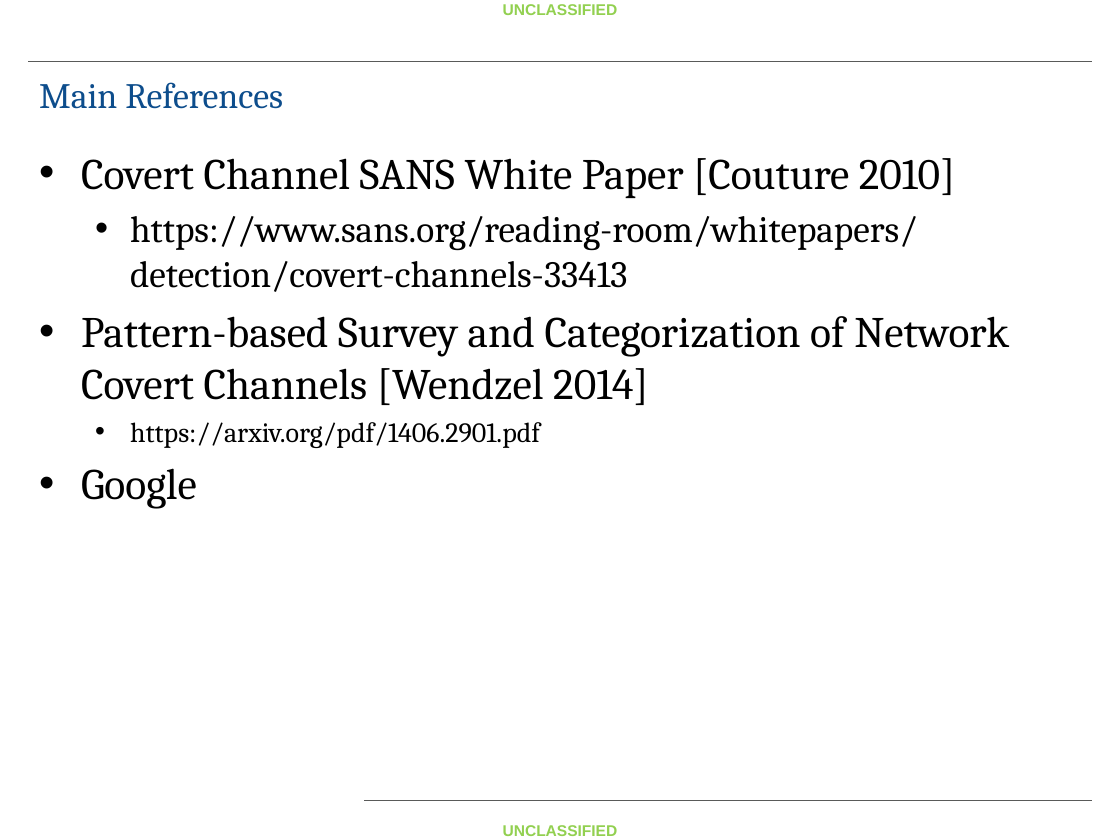
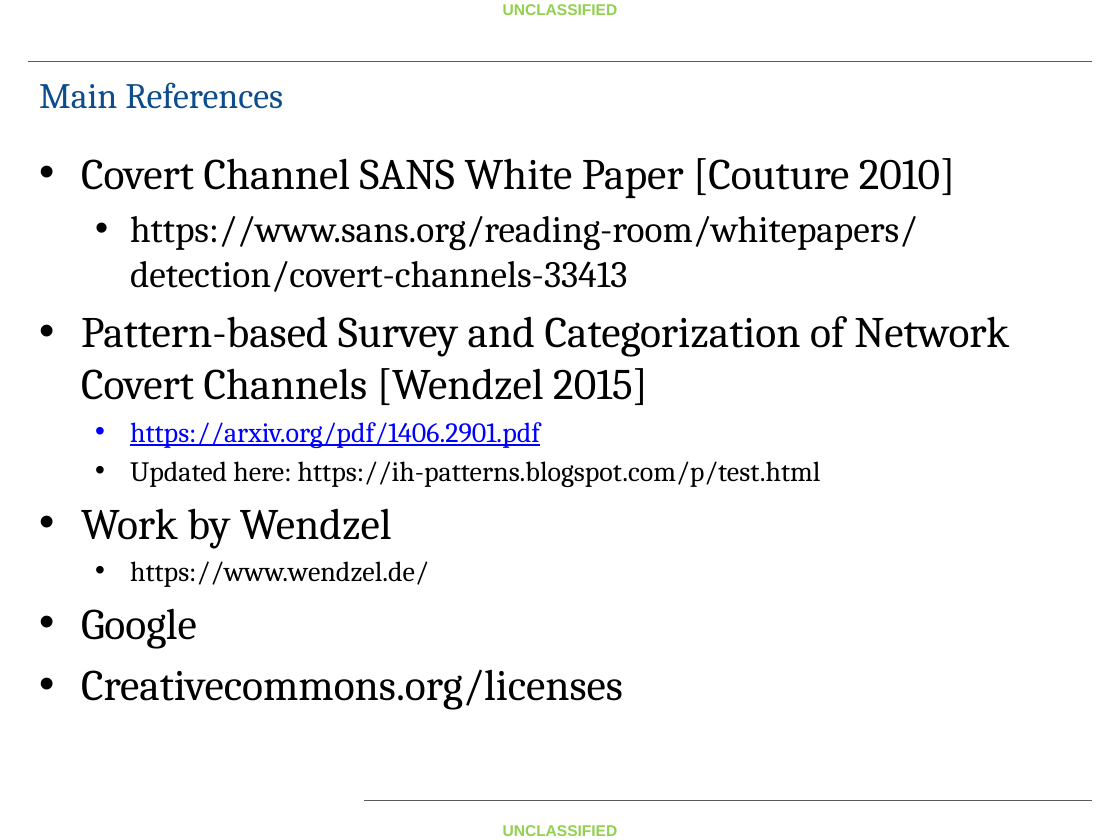
Before and after one commit to fitzgeralddaniel/CovertChannelClass, a slide deck: slide 36 of Handout/Covert Channel Lecture Whitepaper Slides.pptx (slide 25 before the commit). Drawn at 1120x840 pixels with LibreOffice and Linux fonts; fonts in the diff are those of the drawing; background and template pictures are left out. Boxes give left, top, right and bottom in pixels: in the first picture for what was removed or moved away, otherwise in the second. Text is boxed around its words. In the diff, an @@ line names an element or a change of style, - is before the commit and + after.

```diff
--- a/Handout/Covert Channel Lecture Whitepaper Slides.pptx
+++ b/Handout/Covert Channel Lecture Whitepaper Slides.pptx
@@ text at (81, 316, 1009, 405): text changed @@
-• Pattern-based Survey and Categorization of Network Covert Channels [Wendzel 2014]
+• Pattern-based Survey and Categorization of Network Covert Channels [Wendzel 2015]
@@ text at (130, 422, 540, 448): text colour #000000 to #0000FF, underline on in "https://arxiv.org/pdf/1406.2901.pdf" @@
@@ text at (81, 461, 821, 587): paragraphs added @@
+  • Updated here: https://ih-patterns.blogspot.com/p/test.html
+• Work by Wendzel
+  • https://www.wendzel.de/
@@ text at (81, 669, 623, 710): paragraph added @@
+• Creativecommons.org/licenses
```
Also in this commit, not shown: 17 other slides changed, 13 slides added, 2 slides removed, 13 other files.
